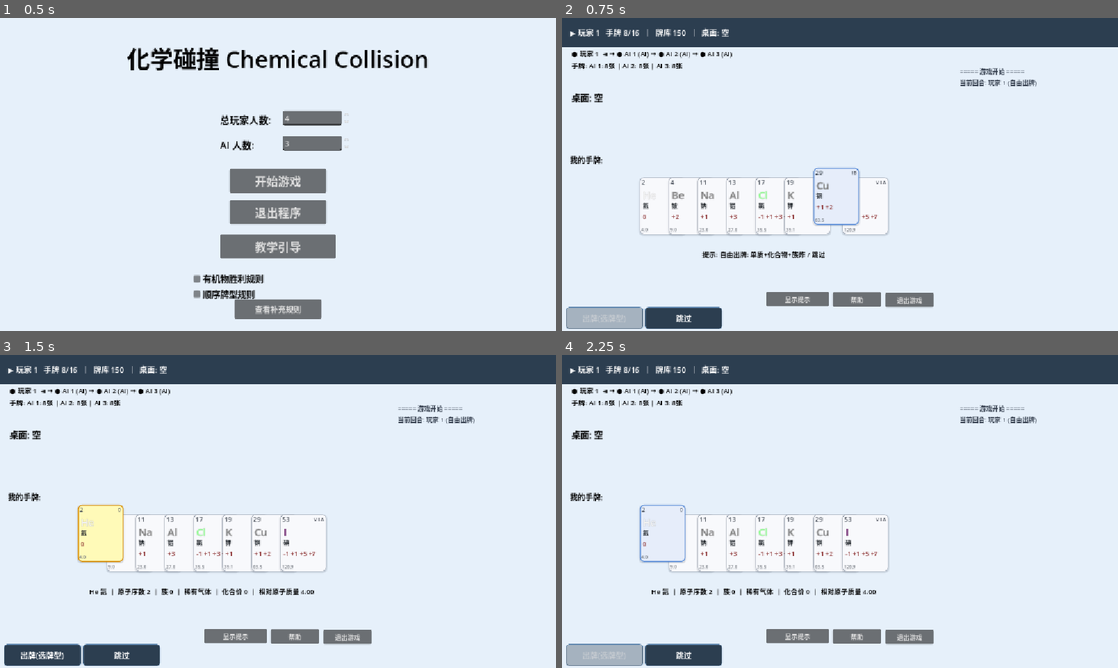
Above: before the commit, frames 1-4 (two rows, left to right).
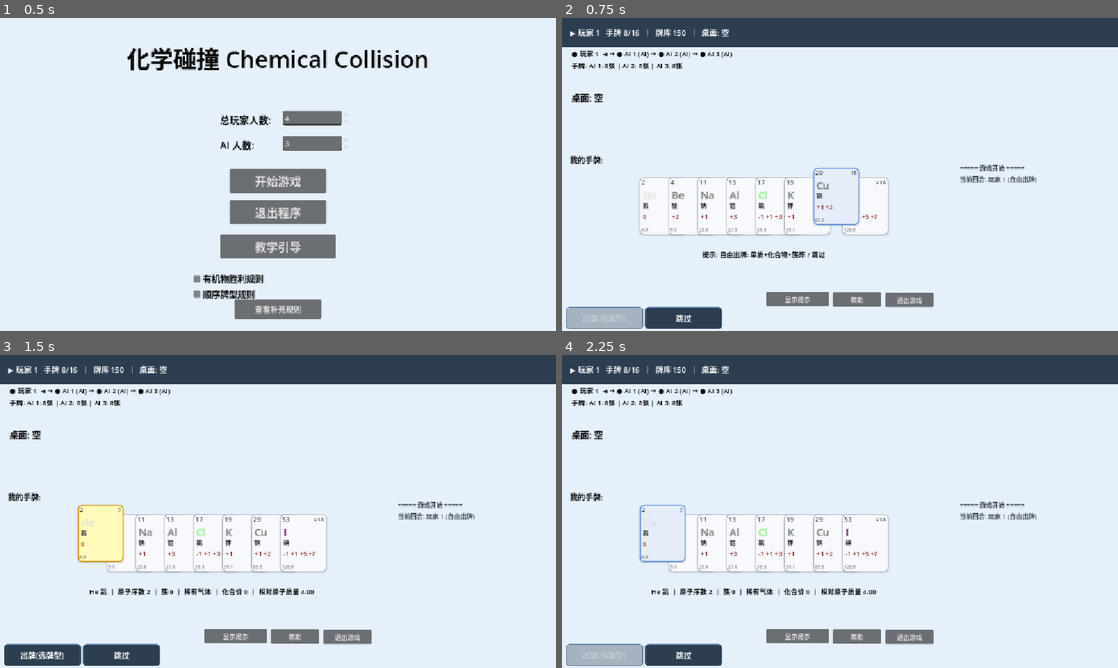
Above: after the commit, the same moments.

Repository: clear-rain108/Chemical_Collision
Game: Godot game, scene res://Main.tscn
Two runs of this game, one before a commit and one after it. Both use one fixed random seed, a clock stepped at 60 frames per second and the inputs below.
Inputs:
- Up to frame 1 (0.5 s): no input
- Up to frame 2 (0.75 s): click "开始游戏" at 0.5 s
- Up to frame 3 (1.5 s): click "2" at 1.25 s
- Up to frame 4 (2.25 s): click "2" at 2 s

Frame 1 is identical in both runs. In frame 2, 0.6% of the frame differs, in the area x 71-86%, y 16-53%; in frame 3, 0.6%; in frame 4, 0.6%.

Commit message:
【bug修复】新手教程文本
文本有遮挡，修复后不再重合。

Diff:
--- a/chemical-1/Main.tscn
+++ b/chemical-1/Main.tscn
@@ -1103,11 +1103,12 @@
 
 [node name="TutorialLabel" type="Label" parent="GamePage" unique_id=898111835]
 layout_mode = 0
-offset_left = 225.0
-offset_top = 185.0
+offset_left = 620.0
+offset_top = 186.0
 offset_right = 1125.0
-offset_bottom = 225.0
-theme_override_colors/font_color = Color(0, 0, 0, 1)
+offset_bottom = 284.0
+theme_override_colors/font_color = Color(0, 0, 0, 1)
+theme_override_constants/line_spacing = 6
 theme_override_font_sizes/font_size = 14
 autowrap_mode = 3
 
@@ -1124,9 +1125,9 @@
 [node name="LogLabel" type="Label" parent="GamePage" unique_id=12348460]
 layout_mode = 0
 offset_left = 824.0
-offset_top = 100.0
+offset_top = 300.0
 offset_right = 1136.0
-offset_bottom = 420.0
+offset_bottom = 600.0
 theme_override_colors/font_color = Color(0.22, 0.26, 0.32, 1)
 theme_override_font_sizes/font_size = 13
 text = "游戏日志:"
--- a/chemical-1/tests/verify_hand_layout.gd
+++ b/chemical-1/tests/verify_hand_layout.gd
@@ -42,6 +42,7 @@
 	_test_info_and_tooltip(scene)
 	_test_selected_style(scene)
 	_test_layers(scene)
+	_test_tutorial_layout(scene)
 
 	_test_case(scene, hc, 16, true)
 	_test_case(scene, hc, 8, true)
@@ -135,6 +136,46 @@
 	var ts_before: int = toast.get_child_count()
 	scene.call("_show_center_warning", "层级回归测试")
 	_check(toast.get_child_count() == ts_before + 1, "警告提示挂入 ToastLayer")
+
+
+# ---- 教程引导文本：必须与桌面小卡槽 / 日志区错开 ----
+# 历史 bug：TutorialLabel 原 (225,185)-(1125,225) 与桌面小卡槽 (20,186)-(600,276)
+# 完全重叠，桌面打出牌后小卡直接压掉引导文本第一行；40px 高也装不下
+# 「引导 2 行 + 成功提示 1 行」折行后的 4 行。
+func _test_tutorial_layout(scene) -> void:
+	var gp = scene.get_node_or_null("GamePage")
+	if gp == null:
+		_check(false, "教程文本布局：找不到 GamePage")
+		return
+	var tl = gp.get_node_or_null("TutorialLabel")
+	_check(tl != null, "TutorialLabel 节点存在")
+	if tl == null:
+		return
+	var tr := Rect2(tl.position, tl.size)
+
+	# 桌面小卡槽：\"桌面: …\" 下方一行，单张 72x90，横向 20..600（见 _update_table_label）
+	var tbl = gp.get_node_or_null("TableLabel")
+	_check(tbl != null, "TableLabel 节点存在")
+	if tbl:
+		var slot := Rect2(20.0, tbl.position.y + tbl.size.y + 4.0, 580.0, 90.0)
+		_check(not slot.intersects(tr),
+			"教程文本不与桌面小卡槽重叠 (tutorial=%s slot=%s)" % [str(tr), str(slot)])
+
+	# 右侧日志区：曾经与教程文本同处一段时间，导致文字互相压盖
+	var lg = gp.get_node_or_null("LogLabel")
+	if lg:
+		var lr := Rect2(lg.position, lg.size)
+		_check(not lr.intersects(tr),
+			"教程文本不与日志区重叠 (tutorial=%s log=%s)" % [str(tr), str(lr)])
+
+	for n in ["InfoLabel", "HandLabel", "HandContainer", "CardInfoLabel"]:
+		var c = gp.get_node_or_null(n)
+		if c:
+			_check(not Rect2(c.position, c.size).intersects(tr), "教程文本不与 %s 重叠" % n)
+
+	# 容量：字号 14 / 行高 20，最长引导折行后约 4 行 → 至少 96px 高、480px 宽
+	_check(tr.size.y >= 96.0, "教程文本高度≥96 可容纳 4 行（实际 %.1f）" % tr.size.y)
+	_check(tr.size.x >= 480.0, "教程文本宽度≥480 长句不被切碎（实际 %.1f）" % tr.size.x)
 
 
 func _test_selected_style(scene) -> void:
Not shown, changed: chemical-1/ARCHITECTURE.md
Not shown, changed: chemical-1/UI_POLISH_PLAN.md
